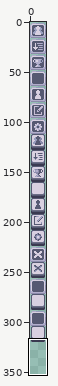
A sprite sheet gets an edit: graphics/rotom_start_menu/icons.png. The first picture is a wide view before the edit; the outline marks the close-up.
Close-up. Earlier state:
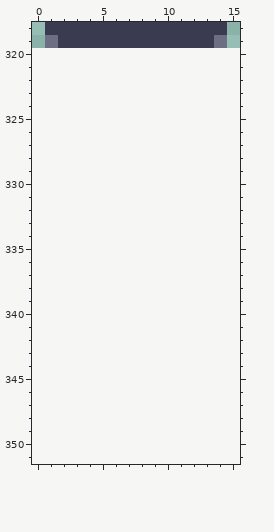
The file is 16x320 pixels. Shown: x 0..15, y 318..351. The old version is drawn lined up with the new one, on the new canvas.
Once edited:
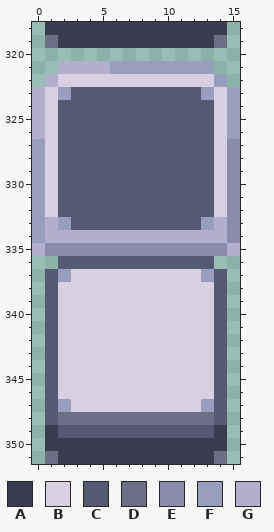
Palette (. is transparent): A #3a3a50  B #d8d0e0  C #565972  D #6c6e85  E #8b8bab  F #989ebe  G #b2aecb
From old to new:
canvas 16x320 -> 16x352
Colour A is added in row 349 at x 1 and 14; in row 350 at x 1 to 14; in row 351 at x 2 to 13.
Colour B is added in row 322 at x 2 to 13; in rows 323 to 332 at x 1 and 14; in row 337 at x 3 to 12; in rows 338 to 346 at x 2 to 13; in row 347 at x 3 to 12.
Colour C is added in row 323 at x 3 to 12; in rows 324 to 332 at x 2 to 13; in row 333 at x 3 to 12; in row 336 at x 2 to 13; in rows 337 to 348 at x 1 and 14; in row 349 at x 2 to 13.
Colour D is added in row 348 at x 2 to 13; in row 351 at x 1 and 14.
Colour E is added in rows 327 to 334 at x 15; in row 335 at x 1 to 14.
Colour F is added in row 321 at x 6 to 13; in row 322 at x 14; in row 323 at x 2, 13 and 15; in rows 324 to 326 at x 15; in rows 327 to 332 at x 0; in row 333 at x 0, 2 and 13.
Colour F is added in row 334 at x 0; in row 337 at x 2 and 13; in row 347 at x 2 and 13.
Colour G is added in row 321 at x 2 to 5; in row 322 at x 1; in rows 323 to 326 at x 0; in row 333 at x 1 and 14; in row 334 at x 1 to 14; in row 335 at x 0 and 15.
